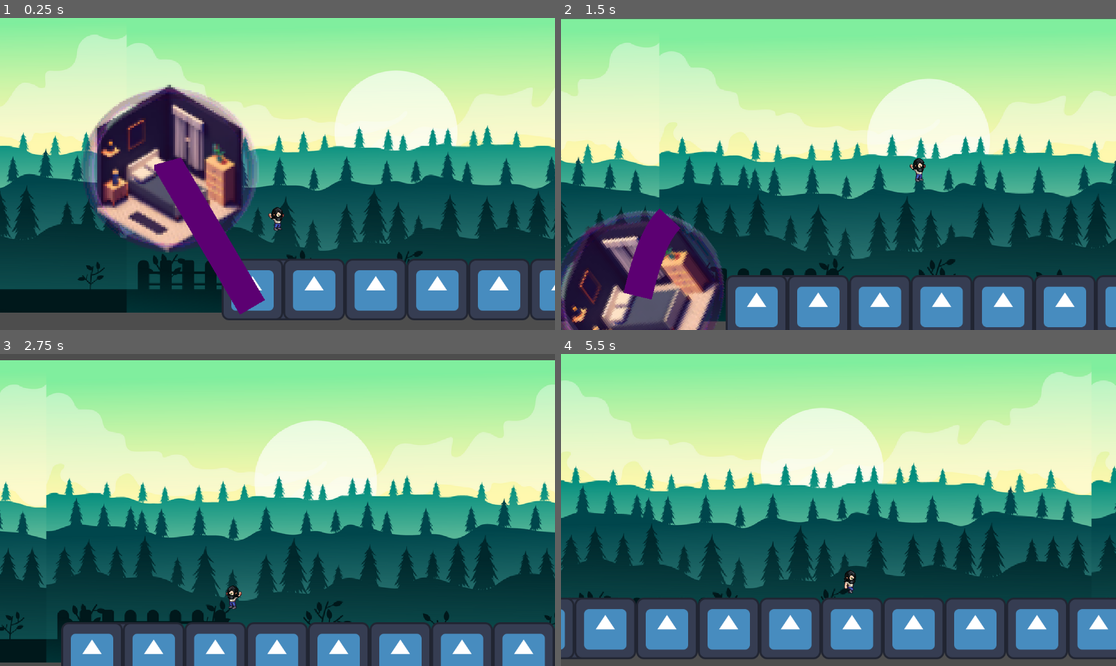
Above: before the commit, frames 1-4 (two rows, left to right).
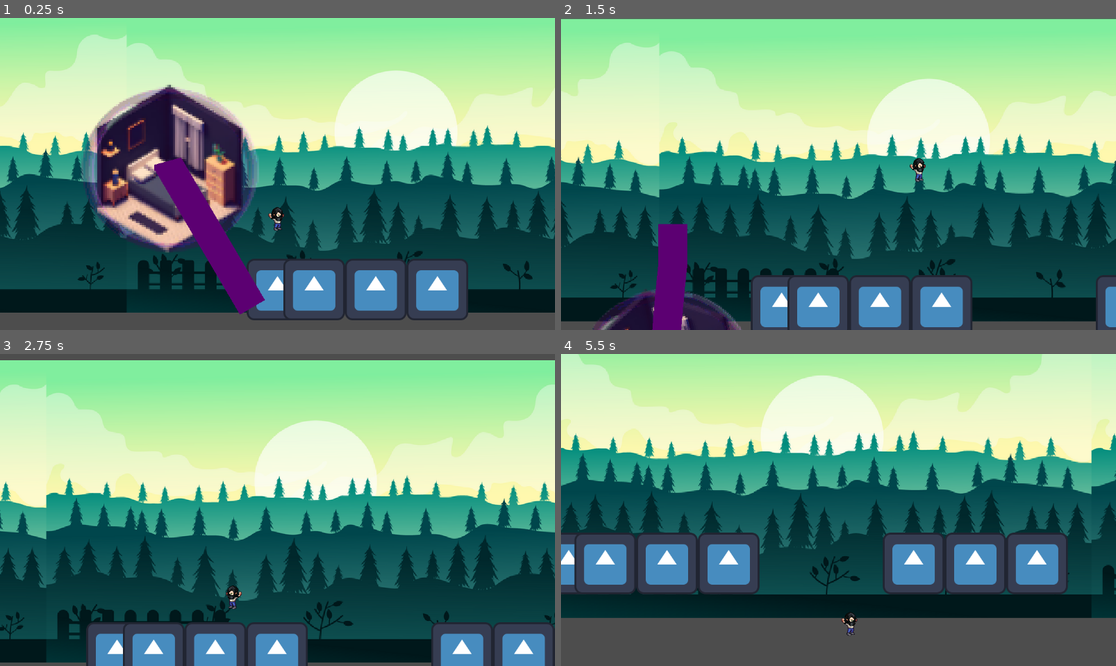
Above: after the commit, the same moments.

Repository: Narrop/Jame-Gam-17
Game: Godot game, scene res://Scenes/Levels/Level1.tscn
Same seed, same stepped clock (60 frames per second), same inputs: the game is played once before the commit and once after it. The engine's default icon, where the game draws it, is replaced by a stand-in: a white triangle on a blue panel in a dark square.
Inputs:
- Up to frame 1 (0.25 s): no input
- Up to frame 2 (1.5 s): tap Enter (ui_accept) at 0.5, 0.77 s; hold Right (ui_right) from 0.53 s (still down)
- Up to frame 3 (2.75 s): tap Enter (ui_accept) at 1.52 s; release Right (ui_right) at 2.03 s; hold Left (ui_left) from 2.03 s (still down)
- Up to frame 4 (5.5 s): release Left (ui_left) at 2.78 s; hold Right (ui_right) 2.78-4.28 s; tap Enter (ui_accept) at 3.02, 3.77, 4.52 s; hold Left (ui_left) 4.28-5.03 s; hold Right (ui_right) from 5.03 s (still down)

The runs differ from the first frame. In frame 1, 3.4% of the frame differs, in the area x 39-100%, y 77-97%; in frame 2, 14%; in frame 3, 4.1%; in frame 4, 78%, in the area x 0-100%, y 0-98%.

Commit message:
feat(ground): add holes and different type of ground

Diff:
--- a/Scenes/Levels/SpawnGround.gd
+++ b/Scenes/Levels/SpawnGround.gd
@@ -1,23 +1,41 @@
 extends Node2D
 
-const GROUNDSPAWNER = preload("res://Scenes/Levels/Grounds/Ground.tscn")
 const GROUNDWIDTH = 128
 
 var spawn_position = global_position
 @onready var player = get_parent().get_node("Player")
 
+var rng = RandomNumberGenerator.new()
+var scenesList = []
+
+func _ready():
+	# Load every type of ground
+	var path = "res://Scenes/Levels/Grounds/"
+	var dir = DirAccess.open(path)
+	if dir:
+		dir.list_dir_begin()
+		var files = dir.get_files()
+		for i in range(0, files.size()):
+			if files[i].get_extension() == 'tscn':
+				scenesList.append(load(path + files[i]))
+
+
+
 # Called every frame. 'delta' is the elapsed time since the previous frame.
 func _process(_delta):
-	print(spawn_position)
-	print(spawn_position.distance_to(player.global_position))
-	print('----------------------')
 	if spawn_position.distance_to(player.global_position) < 1000:
 			spawn_ground()
-	pass
 
 func spawn_ground():
-	var spawn_ground_instance = GROUNDSPAWNER.instantiate()
+
+	# Randomly put a hole in the ground
+	if rng.randf() > 0.7:
+		spawn_position.x += GROUNDWIDTH
+		return
+
+	# Randomly choose a ground type and instanciante it
+	var random_ground = scenesList[rng.randi_range(0, scenesList.size() - 1)]
+	var spawn_ground_instance = random_ground.instantiate()
 	add_child(spawn_ground_instance)
-	print(spawn_position)
 	spawn_ground_instance.global_position.x = spawn_position.x
 	spawn_position.x += GROUNDWIDTH
